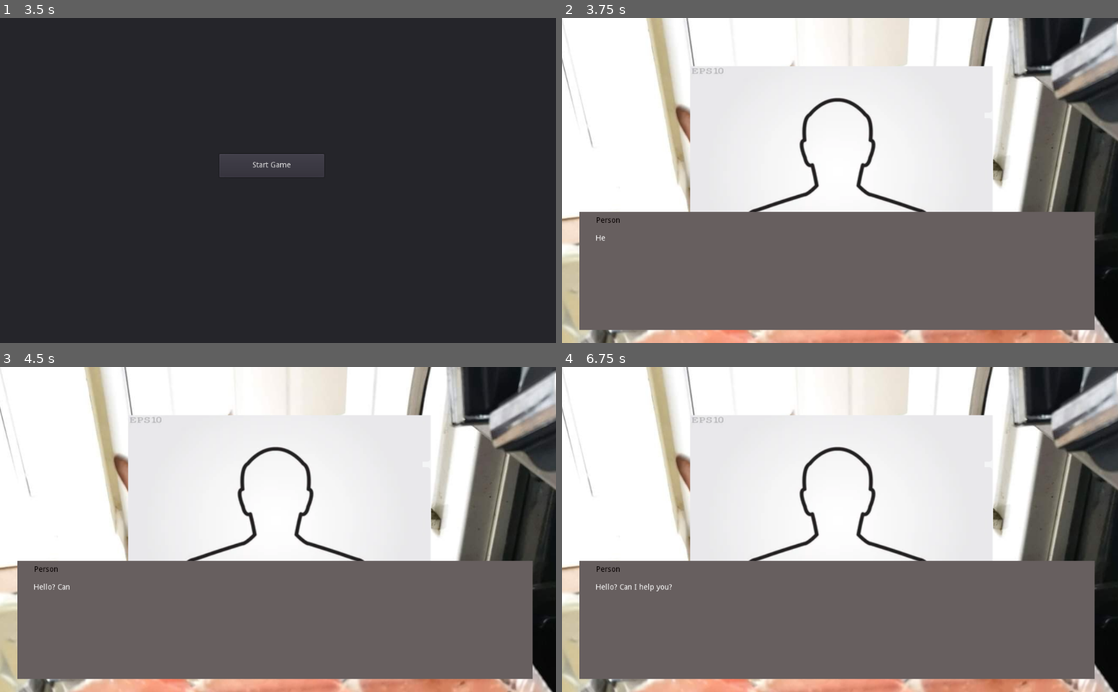
Above: before the commit, frames 1-4 (two rows, left to right).
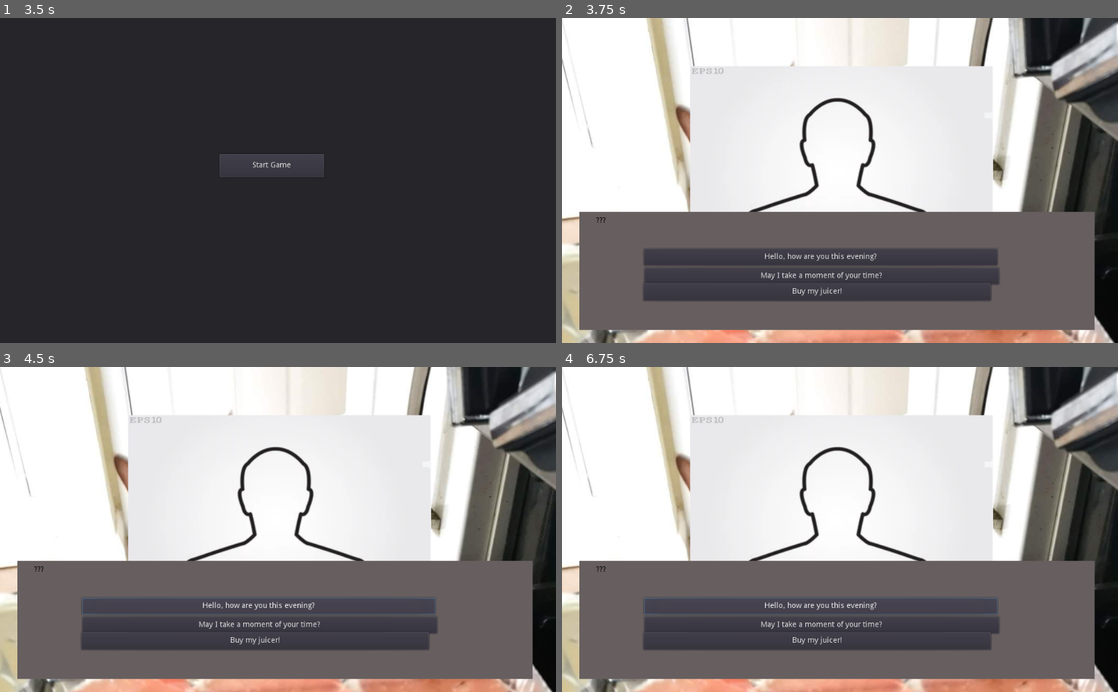
Above: after the commit, the same moments.

Repository: Feketelo/DycerLyfe-International-RenPy-
Game: Godot game, scene res://DycerLyfe.tscn
Two runs of this game, one before a commit and one after it. Both use one fixed random seed, a clock stepped at 60 frames per second and the inputs below.
Inputs (mouse positions are in pixels of both pictures, inside the frame that each line leads up to):
- Up to frame 1 (3.5 s): click (261, 258) at 0.5 s; click (261, 274) at 1.25 s; click (255, 291) at 2 s; click (261, 313) at 2.75 s
- Up to frame 2 (3.75 s): click "Start Game" at 3.5 s
- Up to frame 3 (4.5 s): click (261, 607) at 4.25 s, where only the run after the commit has a clickable "Hello, how are you this eveni…"
- Up to frame 4 (6.75 s): click (823, 623) at 5 s, where only the run after the commit has a clickable "May I take a moment of your t…"; click (817, 640) at 5.75 s, where only the run after the commit has a clickable "Buy my juicer!"; click (823, 607) at 6.5 s, where only the run after the commit has a clickable "Hello, how are you this eveni…"

Frame 1 is identical in both runs. In frame 2, 9.8% of the frame differs, in the area x 6-79%, y 61-88%; in frame 3, 9.9%; in frame 4, 10%.

Commit message:
ahhhhhhh

Diff:
--- a/Dialogue.gd
+++ b/Dialogue.gd
@@ -2,13 +2,143 @@
 
 var dialogue_1 = [
 	{
-		"Name": "Person",
-		"Text": "Hello? Can I help you?",
-		"Choices": ["","","",""]
+		"Text": "What do you want?",
+		"Choices": [
+			{	"Text": "Hello, how are you this evening?",
+				"Success%": 100,
+				"SuccessText": "I'm fine, thank you.",
+				"FailureText": "what",
+				"Points": 0,
+				"GoTo": 2
+			},
+			{	"Text": "May I take a moment of your time?",
+				"Success%": 50,
+				"SuccessText": "Sure, I have a moment.",
+				"FailureText": "Make it quick, I have dinner on the stove.",
+				"Points": 1,
+				"GoTo": 2
+			},
+			{	"Text": "Buy my juicer!",
+				"Success%": 5,
+				"SuccessText": "Hell yeah, I am SO thirsty!",
+				"FailureText": "What? No!",
+				"Points": 2,
+				"GoTo": 2
+			 }
+		]
 	},
 	{
-		"Name": "Person",
-		"Text": "... are you selling something",
-		"Choices": ["", "Buy this juicer!", "","Can I have a moment of your time?"]
+		"Text": "What is it?",
+		"Choices": [
+			{
+				"Text": "I'm here with the renowned dycerLyfe International brand 5-in-1 Ultimate Juicerator. It has won 3 industry awards just this year!",
+				"Success%": 75,
+				"SuccessText": "But what can the Juicerator do for me?",
+				"FailureText": "DycerLyfe? I don't know about all that.",
+				"Points": 1,
+				"GoTo": 3
+			},
+			{	"Text": "Let me demonstrate for you the juiceing power of the dycerLyfe International brand 5-in-1 Ultimate Juicerator on this fresh apple.",
+				"Success%": 50,
+				"SuccessText": "That's some fresh-looking apple juice!",
+				"FailureText": "I'm allergic to apples.",
+				"Points": 2,
+				"GoTo": 4
+			 },
+			 {	"Text": "Give me your shoe. I'm going to juice it. *Whirring noises*",
+				"Success%": 5,
+				"SuccessText": "I didn't know my shoe had so much juice!",
+				"FailureText": "I loved that shoe.",
+				"Points": 3,
+				"GoTo": 5
+			 }
+		]
+	},
+	{
+		"Text": "I'm just a fruit seller!",
+		"Choices": [
+			{
+				"Text": "Sounds like there are lots of delicious options for you then!",
+				"Success%": 75,
+				"SuccessText": "You're right!",
+				"FailureText": "I would NEVER eat my own fruit.",
+				"Points": 1
+			},
+			{	"Text": "Have you thought about expanding your business into selling juices with those fruit?",
+				"Success%": 50,
+				"SuccessText": "That's a great idea!",
+				"FailureText": "After what happened to my brother? No way!",
+				"Points": 2,
+			 },
+			{	"Text": "Would you like to resell a Juicerator at your business for 15% markup? I really need this sale.",
+				"Success%": 25,
+				"SuccessText": "Sure, that's a good deal for me.",
+				"FailureText": "That's the worst sales pitch I've ever heard.",
+				"Points": 3,
+			}
+		]
+	},
+	{
+		"Text": "What else can it juice?",
+		"Choices": [
+			{
+				"Text": "It can juice as many fruits as can fit in the Juiceration Chamber!",
+				"Success%": 75,
+				"SuccessText": "That's a lot of fruit!",
+				"FailureText": "But all I own are watermelons and I can't use a knife!",
+				"Points": 1
+			},
+			{	"Text": "What CAN'T it juice? I once juiced a whole chicken!",
+				"Success%": 50,
+				"SuccessText": "Fresh chicken juice? That sounds incredible.",
+				"FailureText": "I don't know how I feel about avian bones in my juice.",
+				"Points": 2,
+			 },
+			{	"Text": "It can juice dollars into more dollars.",
+				"Success%": 5,
+				"SuccessText": "What? I love dollars!",
+				"FailureText": "That doesn't make any sense. What?",
+				"Points": 3,
+			}
+		]
+	},
+	{
+		"Text": "",
+		"Choices": [
+			{
+				"Text": "You'd be surprised how much juice you could find if you purchased the dycerLyfe International brand 5-in-1 Ultimate Juicerator!",
+				"Success%": 75,
+				"SuccessText": "Incredible! I can't wait to juice my pants.",
+				"FailureText": "I don't know how interested I am in other juices.",
+				"Points": 1
+			},
+			{	"Text": "And I think that was the less juicy foot!",
+				"Success%": 50,
+				"SuccessText": "Oh, you flatter me!",
+				"FailureText": "I'm very sensitive about my juicy feet.",
+				"Points": 2,
+			 },
+			{	"Text": "Now try drinking it.",
+				"Success%":5,
+				"SuccessText": "I can taste all the naturally occurring nutrients!",
+				"FailureText": "This tastes like shoe. And NOT in a good way.",
+				"Points": 3,
+			}
+		]
+	}
+
+]
+
+var success_dialogue = [
+	{
+		"Text": "I would absolutely love a juicer!",
+		"Choices": ["","","",""]
 	}
 ]
+
+var failure_dialogue = [
+	{
+		"Text": "Get out!",
+		"Choices": ["","","",""]
+	}
+]
--- a/DycerLyfe.tscn
+++ b/DycerLyfe.tscn
@@ -89,4 +89,8 @@
 text = "Start Game"
 
 [connection signal="tween_completed" from="Control/TextBox/Tween" to="Control" method="_on_Tween_tween_completed"]
+[connection signal="pressed" from="Control/TextBox/dialogue_option_1" to="Control" method="_on_dialogue_option_1_pressed"]
+[connection signal="pressed" from="Control/TextBox/dialogue_option_2" to="Control" method="_on_dialogue_option_2_pressed"]
+[connection signal="pressed" from="Control/TextBox/dialogue_option_3" to="Control" method="_on_dialogue_option_3_pressed"]
+[connection signal="pressed" from="Control/TextBox/dialogue_option_4" to="Control" method="_on_dialogue_option_4_pressed"]
 [connection signal="pressed" from="StartScreen/Button" to="Control" method="_on_Button_pressed"]
--- a/HouseCall_1.gd
+++ b/HouseCall_1.gd
@@ -4,8 +4,11 @@
 onready var dialogue_options = get_tree().get_nodes_in_group("dialogue_options")
 onready var StartScreen = get_parent().get_node("StartScreen")
 var dialogue_index = 0
+var rng = RandomNumberGenerator.new()
 var finished
 var active
+var points = 0
+var success_chance
 
 func _ready():
 	#load_dialogue()
@@ -23,46 +26,96 @@
 				finished = true
 
 		for button in dialogue_options:
-			button.visible = false
 			if button.text == "":
 				button.visible = false
 			else:
 				button.visible = true
+		load_dialogue()
 
 func load_dialogue():
 	if dialogue_index < text.size():
 		active = true
 		finished = false
 
-		$TextBox.visible = true
-		$TextBox/RichTextLabel.bbcode_text = text[dialogue_index]["Text"]
-		$TextBox/Label.text = text[dialogue_index]["Name"]
+		display_dialogue(text[dialogue_index]["Text"])
 
 		var button_index = 0
 		for button in dialogue_options:
-			button.text = text[dialogue_index]["Choices"][button_index]
+			if button_index < text[dialogue_index]["Choices"].size():
+				button.text = text[dialogue_index]["Choices"][button_index]["Text"]
 			button_index += 1
 
-		$TextBox/RichTextLabel.percent_visible = 0
-		$TextBox/Tween.interpolate_property(
-			$TextBox/RichTextLabel, "percent_visible", 0, 1, 2,
-			Tween.TRANS_LINEAR, Tween.EASE_IN_OUT
-		)
-		$TextBox/Tween.start()
 	else:
 		$TextBox.visible = false
 		active = false
 		finished = true
 
-	dialogue_index += 1
+func display_dialogue(words):
+	$TextBox.visible = true
+	$TextBox/RichTextLabel.bbcode_text = words
+	$TextBox/Label.text = "???"
+
+	$TextBox/RichTextLabel.percent_visible = 0
+	$TextBox/Tween.interpolate_property(
+		$TextBox/RichTextLabel, "percent_visible", 0, 1, 2,
+		Tween.TRANS_LINEAR, Tween.EASE_IN_OUT
+	)
+	$TextBox/Tween.start()
+
+func calcSuccess(percent):
+	rng.randi_range(0,100) <= percent
+
+func nextDialogue(index, words):
+	if dialogue_index < text[dialogue_index]["Choices"].size() and text[dialogue_index]["Choices"][index]["GoTo"]:
+		dialogue_index = text[dialogue_index]["Choices"][index]["GoTo"] -2
+	else:
+		dialogue_index +=1
+	display_dialogue(words)
 
 func _on_Tween_tween_completed(object, key):
 	finished = true
 
+func _on_Button_pressed():
+	StartScreen.hide()
+	load_dialogue()
+
+func _on_dialogue_option_1_pressed():
+	if $TextBox/dialogue_option_1.text == text[dialogue_index]["Choices"][0]["Text"]:
+		success_chance = text[dialogue_index]["Choices"][0]["Success%"]
+		if calcSuccess(success_chance):
+			points += text[dialogue_index]["Choices"][0]["Points"]
+			nextDialogue(0, text[dialogue_index]["Choices"][0]["SuccessText"])
+		else:
+			points -= text[dialogue_index]["Choices"][0]["Points"]
+			nextDialogue(0, text[dialogue_index]["Choices"][0]["FailureText"])
 
 
-func _on_Button_pressed():
-	StartScreen.hide()
-	load_dialogue() # Replace with function body.
+func _on_dialogue_option_2_pressed():
+	if $TextBox/dialogue_option_2.text == text[dialogue_index]["Choices"][1]["Text"]:
+		success_chance = text[dialogue_index]["Choices"][1]["Success%"]
+		if calcSuccess(success_chance):
+			points += text[dialogue_index]["Choices"][1]["Points"]
+			nextDialogue(1, text[dialogue_index]["Choices"][1]["SuccessText"])
+		else:
+			points -= text[dialogue_index]["Choices"][1]["Points"]
+			nextDialogue(1, text[dialogue_index]["Choices"][1]["FailureText"])
 
- # Replace with function body.
+func _on_dialogue_option_3_pressed():
+	if $TextBox/dialogue_option_3.text == text[dialogue_index]["Choices"][2]["Text"]:
+		success_chance = text[dialogue_index]["Choices"][2]["Success%"]
+		if calcSuccess(success_chance):
+			points += text[dialogue_index]["Choices"][2]["Points"]
+			nextDialogue(2, text[dialogue_index]["Choices"][2]["SuccessText"])
+		else:
+			points -= text[dialogue_index]["Choices"][2]["Points"]
+			nextDialogue(2, text[dialogue_index]["Choices"][2]["FailureText"])
+
+func _on_dialogue_option_4_pressed():
+	if $TextBox/dialogue_option_4.text == text[dialogue_index]["Choices"][3]["Text"]:
+		success_chance = text[dialogue_index]["Choices"][3]["Success%"]
+		if calcSuccess(success_chance):
+			points += text[dialogue_index]["Choices"][3]["Points"]
+			nextDialogue(3, text[dialogue_index]["Choices"][3]["SuccessText"])
+		else:
+			points -= text[dialogue_index]["Choices"][3]["Points"]
+			nextDialogue(3, text[dialogue_index]["Choices"][3]["FailureText"])
